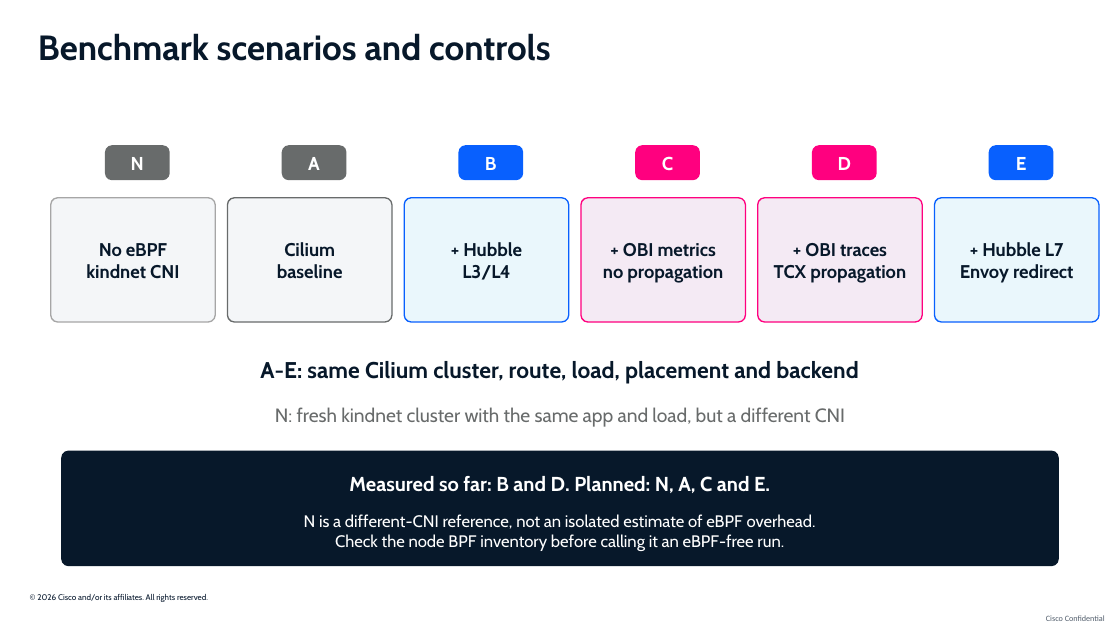
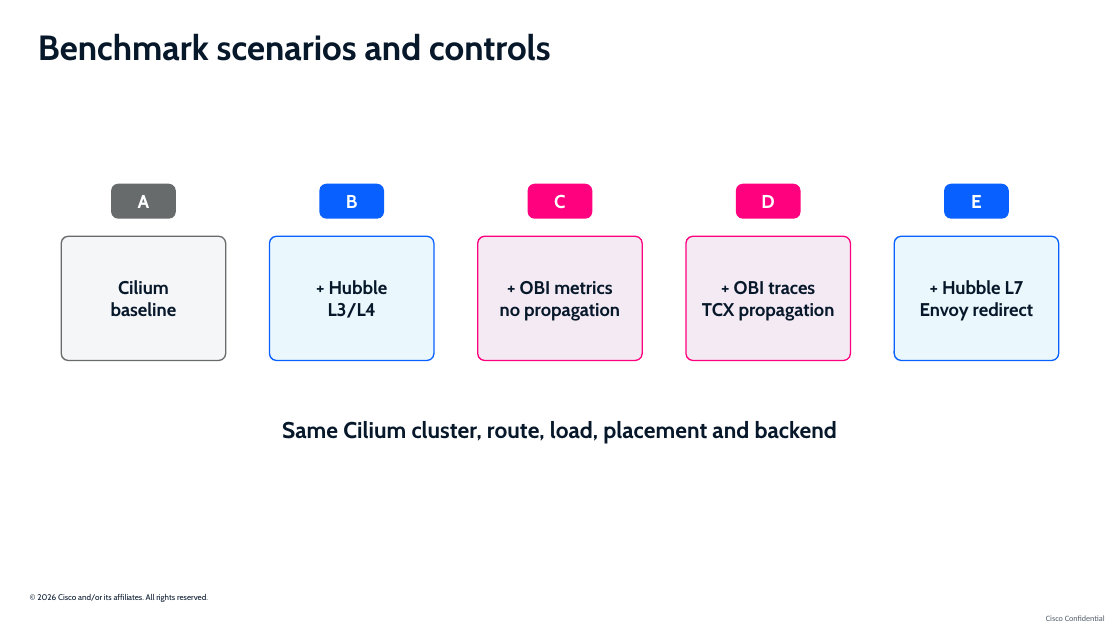
Before and after one commit to ajimenez1503/cilium-obi-demo, a slide deck: slide 24 of slides/cilium-obi-session-deck-latest.pptx. Drawn at 1120x630 pixels with LibreOffice and Linux fonts; fonts in the diff are those of the drawing; background and template pictures are left out. Boxes give left, top, right and bottom in pixels: in the first picture for what was removed or moved away, otherwise in the second. Text is boxed around its words. In the diff, an @@ line names an element or a change of style, - is before the commit and + after.

Commit message:
Simplify benchmark scenario slide

```diff
--- a/slides/cilium-obi-session-deck-latest.pptx
+++ b/slides/cilium-obi-session-deck-latest.pptx
@@ rounded rectangle removed at [105, 145, 170, 181] @@
-N
@@ rounded rectangle removed at [50, 197, 215, 322] @@
-No eBPF
-kindnet CNI
@@ rounded rectangle "A": place and size @@
-rounded rectangle "A" at [281, 145, 346, 181]
+rounded rectangle "A" at [111, 184, 176, 219]
@@ rounded rectangle "B": place and size @@
-rounded rectangle "B" at [459, 145, 523, 181]
+rounded rectangle "B" at [319, 184, 384, 219]
@@ rounded rectangle "C": place and size @@
-rounded rectangle "C" at [635, 145, 700, 181]
+rounded rectangle "C" at [528, 184, 592, 219]
@@ rounded rectangle "D": place and size @@
-rounded rectangle "D" at [812, 145, 877, 181]
+rounded rectangle "D" at [736, 184, 801, 219]
@@ rounded rectangle "E": place and size @@
-rounded rectangle "E" at [989, 145, 1054, 181]
+rounded rectangle "E" at [944, 184, 1009, 219]
@@ rounded rectangle "Cilium": place and size @@
-rounded rectangle "Cilium" at [228, 197, 392, 322]
+rounded rectangle "Cilium" at [61, 236, 226, 360]
@@ rounded rectangle "+ Hubble": place and size @@
-rounded rectangle "+ Hubble" at [404, 197, 569, 322]
+rounded rectangle "+ Hubble" at [270, 236, 434, 360]
@@ rounded rectangle "+ OBI metrics": place and size @@
-rounded rectangle "+ OBI metrics" at [581, 197, 746, 322]
+rounded rectangle "+ OBI metrics" at [478, 236, 643, 360]
@@ rounded rectangle "+ OBI traces": place and size @@
-rounded rectangle "+ OBI traces" at [758, 197, 923, 322]
+rounded rectangle "+ OBI traces" at [686, 236, 851, 360]
@@ rounded rectangle "+ Hubble L7": place and size @@
-rounded rectangle "+ Hubble L7" at [934, 197, 1099, 322]
+rounded rectangle "+ Hubble L7" at [895, 236, 1060, 360]
@@ text removed at [275, 407, 845, 427] @@
-N: fresh kindnet cluster with the same app and load, but a different CNI
@@ text at [282, 421, 837, 444]: text changed @@
-A-E: same Cilium cluster, route, load, placement and backend
+Same Cilium cluster, route, load, placement and backend
@@ rounded rectangle removed at [61, 450, 1060, 566] @@
@@ text removed at [349, 476, 770, 493] @@
-Measured so far: B and D. Planned: N, A, C and E.
@@ text removed at [304, 514, 816, 551] @@
-N is a different-CNI reference, not an isolated estimate of eBPF overhead.
-Check the node BPF inventory before calling it an eBPF-free run.
```
